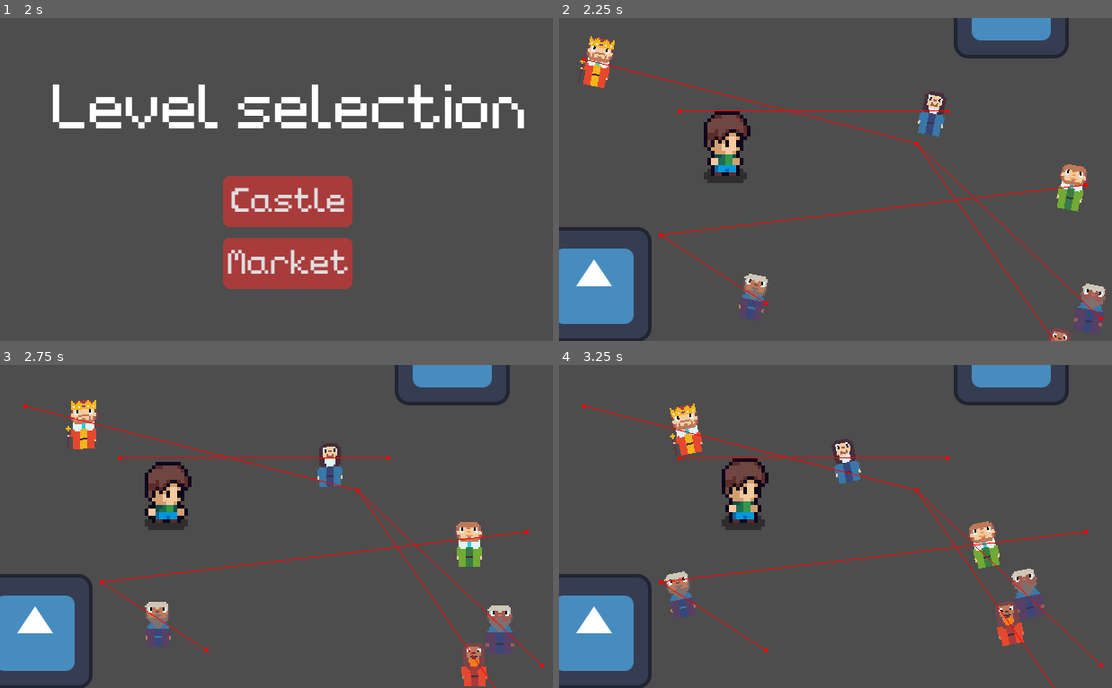
Above: before the commit, frames 1-4 (two rows, left to right).
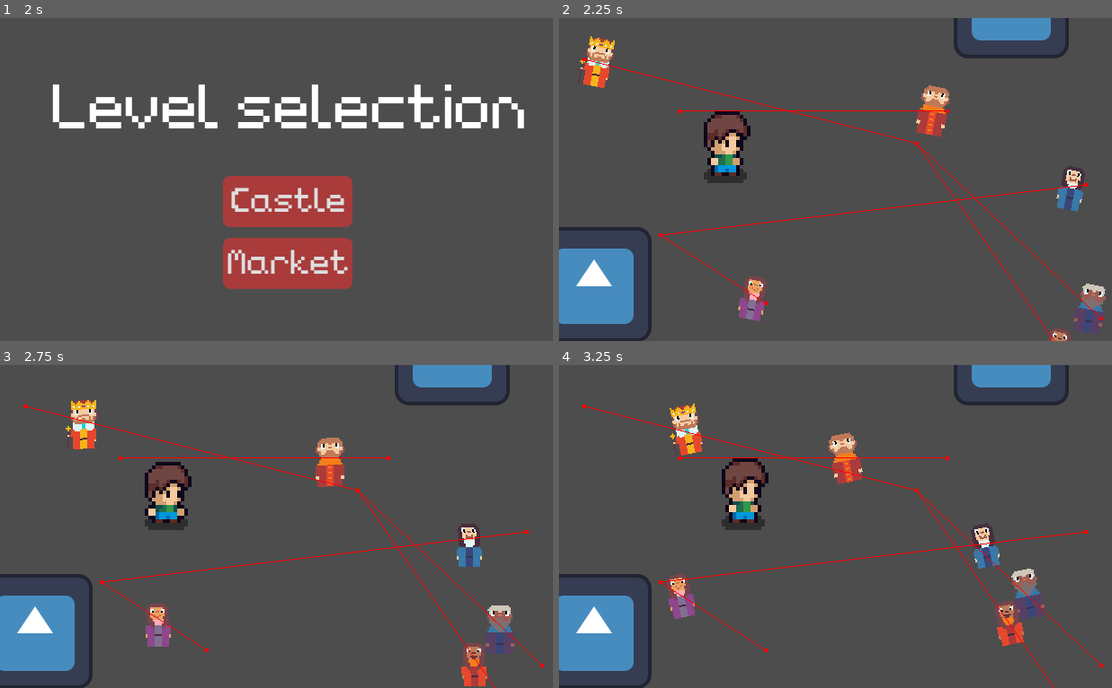
Above: after the commit, the same moments.

Repository: 1ChuckNorris1/BrackeysGameJam2026.2
Game: Godot game, scene res://Scenes/Menu_UI/MainMenu.tscn
Same seed, same stepped clock (60 frames per second), same inputs: the game is played once before the commit and once after it. The engine's default icon, where the game draws it, is replaced by a stand-in: a white triangle on a blue panel in a dark square.
Inputs:
- Up to frame 1 (2 s): click "Settings" at 0.5 s; click "Play" at 1.25 s
- Up to frame 2 (2.25 s): click "Market" at 2 s
- Up to frame 3 (2.75 s): no input
- Up to frame 4 (3.25 s): hold Right (move_right) from 2.78 s (still down); tap J (attack) at 2.85 s

Frame 1 is identical in both runs. In frame 2, 1.7% of the frame differs, in the area x 32-96%, y 20-94%; in frame 3, 1.7%; in frame 4, 1.7%.

Commit message:
random npc costumes

Diff:
--- a/brackeys-game-jam-2026.2/Scenes/Entities/npc_agent.tscn
+++ b/brackeys-game-jam-2026.2/Scenes/Entities/npc_agent.tscn
@@ -545,4 +545,5 @@
 
 [node name="AnimatedSprite2D" type="AnimatedSprite2D" parent="." unique_id=805923336]
 sprite_frames = SubResource("SpriteFrames_ulfyr")
+
 animation = &"26"
--- /dev/null
+++ b/brackeys-game-jam-2026.2/Scenes/MainMenu.tscn
@@ -0,0 +1,83 @@
+[gd_scene format=3 uid="uid://3dkgvxbtfsay"]
+
+[ext_resource type="Script" uid="uid://ppirirpfnqrd" path="res://Scripts/main_menu.gd" id="1_tt5f1"]
+
+[sub_resource type="LabelSettings" id="LabelSettings_ulfyr"]
+font_size = 70
+
+[node name="MainMenu" type="Control" unique_id=1805815168]
+layout_mode = 3
+anchors_preset = 15
+anchor_right = 1.0
+anchor_bottom = 1.0
+grow_horizontal = 2
+grow_vertical = 2
+script = ExtResource("1_tt5f1")
+
+[node name="TextureRect" type="TextureRect" parent="." unique_id=762112624]
+layout_mode = 1
+anchors_preset = 15
+anchor_right = 1.0
+anchor_bottom = 1.0
+grow_horizontal = 2
+grow_vertical = 2
+
+[node name="HBoxContainer" type="HBoxContainer" parent="." unique_id=506071062]
+layout_mode = 0
+offset_right = 40.0
+offset_bottom = 40.0
+
+[node name="VBoxContainer" type="VBoxContainer" parent="." unique_id=725368876]
+layout_mode = 1
+anchors_preset = 8
+anchor_left = 0.5
+anchor_top = 0.5
+anchor_right = 0.5
+anchor_bottom = 0.5
+offset_left = -20.0
+offset_top = -20.0
+offset_right = 20.0
+offset_bottom = 20.0
+grow_horizontal = 2
+grow_vertical = 2
+theme_override_constants/separation = 24
+
+[node name="Label" type="Label" parent="VBoxContainer" unique_id=824654265]
+layout_mode = 2
+text = "The King's Shield"
+label_settings = SubResource("LabelSettings_ulfyr")
+
+[node name="MarginContainer" type="MarginContainer" parent="VBoxContainer" unique_id=1078385390]
+layout_mode = 2
+theme_override_constants/margin_top = 42
+
+[node name="HBoxContainer" type="HBoxContainer" parent="VBoxContainer" unique_id=899876932]
+layout_mode = 2
+size_flags_horizontal = 4
+size_flags_vertical = 4
+
+[node name="VBoxContainer" type="VBoxContainer" parent="VBoxContainer/HBoxContainer" unique_id=1501334419]
+layout_mode = 2
+size_flags_horizontal = 4
+size_flags_vertical = 4
+theme_override_constants/separation = 30
+
+[node name="Play_Button" type="Button" parent="VBoxContainer/HBoxContainer/VBoxContainer" unique_id=1022431057]
+layout_mode = 2
+theme_override_font_sizes/font_size = 38
+text = "Play
+"
+
+[node name="Settings_Button" type="Button" parent="VBoxContainer/HBoxContainer/VBoxContainer" unique_id=759261908]
+layout_mode = 2
+theme_override_font_sizes/font_size = 38
+text = "Settings
+"
+
+[node name="Quit_Button" type="Button" parent="VBoxContainer/HBoxContainer/VBoxContainer" unique_id=85595811]
+layout_mode = 2
+theme_override_font_sizes/font_size = 38
+text = "Quit+
+"
+
+[connection signal="pressed" from="VBoxContainer/HBoxContainer/VBoxContainer/Play_Button" to="." method="_go_to_level_selection"]
--- /dev/null
+++ b/brackeys-game-jam-2026.2/Scripts/Global.gd
@@ -0,0 +1,9 @@
+extends Node
+
+@export var num_of_costumes: int = 26
+var free_costumes: Array[int]
+
+
+func _ready() -> void:
+	for i in range(num_of_costumes):
+		free_costumes.append(i+1)
--- a/brackeys-game-jam-2026.2/Scripts/npc_agent.gd
+++ b/brackeys-game-jam-2026.2/Scripts/npc_agent.gd
@@ -1,7 +1,4 @@
 extends Agent
-
-
-
 
 
 func take_damage():
@@ -9,4 +6,7 @@
 	queue_free()
 
 func prepare():
-	animated_sprite_2d.play(str(randi_range(1,15)))
+	var costume_num = Global.free_costumes.pick_random()
+	Global.free_costumes.erase(costume_num)
+	print(Global.free_costumes)
+	animated_sprite_2d.play(str(costume_num))
--- a/brackeys-game-jam-2026.2/project.godot
+++ b/brackeys-game-jam-2026.2/project.godot
@@ -15,6 +15,10 @@
 config/features=PackedStringArray("4.7", "GL Compatibility")
 config/icon="res://assets/Sprites/icon.svg"
 
+[autoload]
+
+Global="*uid://bh7g0lfq84w0f"
+
 [display]
 
 window/size/viewport_width=640
@@ -25,6 +29,7 @@
 [global_group]
 
 Damageable=""
+enemy=""
 King=""
 
 [gui]
Not shown, added: brackeys-game-jam-2026.2/Scripts/Global.gd.uid
